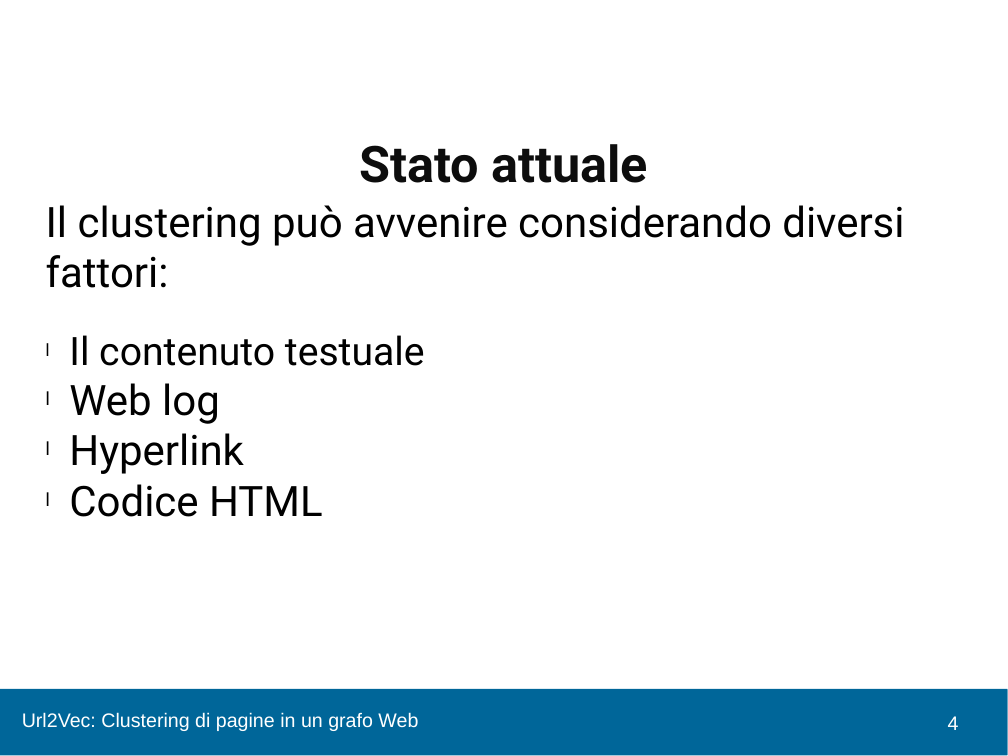
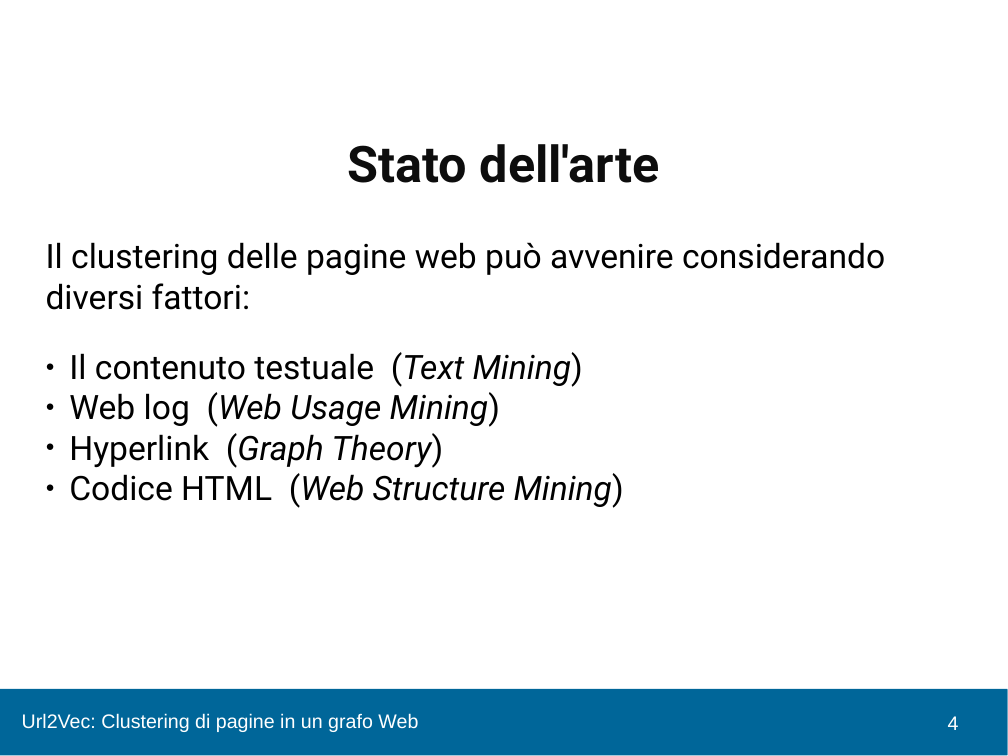
Before and after one commit to chrisPiemonte/Bachelors-Thesis, a slide deck: slide 4 of Slide/Presentaz.pptx. Drawn at 1008x756 pixels with LibreOffice and Linux fonts; fonts in the diff are those of the drawing; background and template pictures are left out. Boxes give left, top, right and bottom in pixels: in the first picture for what was removed or moved away, otherwise in the second. Text is boxed around its words. In the diff, an @@ line names an element or a change of style, - is before the commit and + after.

```diff
--- a/Slide/Presentaz.pptx
+++ b/Slide/Presentaz.pptx
@@ text at bbox=[347, 144, 660, 183]: text changed @@
-Stato attuale
+Stato dell'arte
@@ text at bbox=[46, 242, 885, 508]: text changed; size 30 to 24 pt @@
-Il clustering può avvenire considerando diversi fattori:
-l Il contenuto testuale
-l Web log
-l Hyperlink
-l Codice HTML
+Il clustering delle pagine web può avvenire considerando diversi fattori:
+● Il contenuto testuale (Text Mining)
+● Web log (Web Usage Mining)
+● Hyperlink (Graph Theory)
+● Codice HTML (Web Structure Mining)
```
Also in this commit, not shown: 17 other slides changed, 6 slides added, 6 slides removed.
